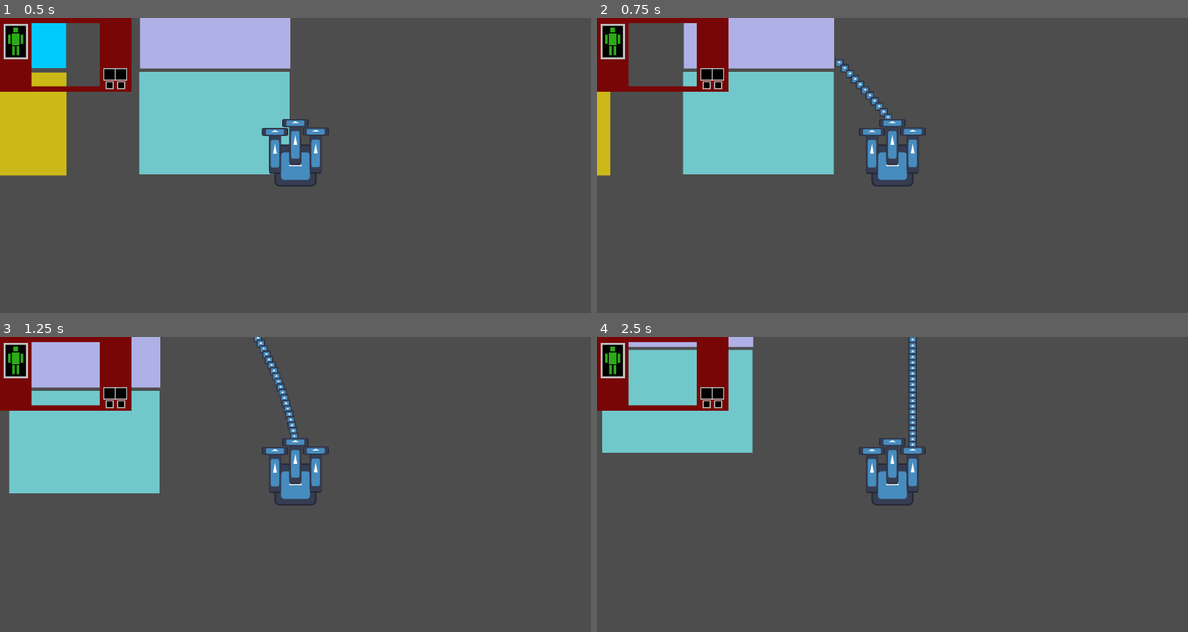
Above: before the commit, frames 1-4 (two rows, left to right).
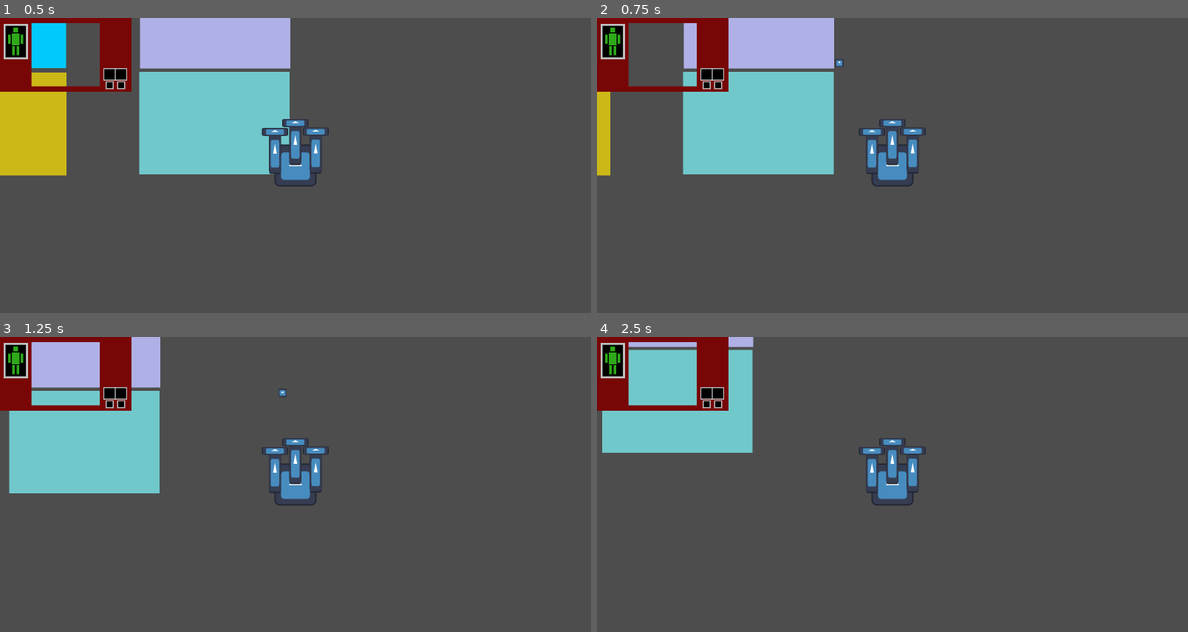
Above: after the commit, the same moments.

Repository: alin-but-real/gamenr1
Game: Godot game, scene res://scenes/main.tscn
Same seed, same stepped clock (60 frames per second), same inputs: the game is played once before the commit and once after it. The engine's default icon, where the game draws it, is replaced by a stand-in: a white triangle on a blue panel in a dark square.
Inputs:
- Up to frame 1 (0.5 s): no input
- Up to frame 2 (0.75 s): tap Enter at 0.5 s; hold E (move_right) from 0.53 s (still down); hold Space (fire_weapon_0) from 0.53 s (still down)
- Up to frame 3 (1.25 s): keep holding E (move_right); keep holding Space (fire_weapon_0)
- Up to frame 4 (2.5 s): release E (move_right) at 1.28 s; release Space (fire_weapon_0) at 1.28 s; hold S (move_backward) 1.28-2.03 s; tap 1 (fire_weapon_1) at 1.35 s; hold E (move_right) from 2.03 s (still down); hold 2 (fire_weapon_2) from 2.03 s (still down)

Frame 1 is identical in both runs. In frame 2, 0.2% of the frame differs, in the area x 41-50%, y 15-35%; in frame 3, 0.4%; in frame 4, 0.4%, in the area x 52-55%, y 0-38%.

Commit message:
weapon has fire rate now

Diff:
--- a/scenes/weapon-projectile.tscn
+++ b/scenes/weapon-projectile.tscn
@@ -17,3 +17,6 @@
 position = Vector2(-0.499998, -129.5)
 scale = Vector2(0.617188, 0.195313)
 texture = ExtResource("1_bpeuo")
+
+[node name="Timer" type="Timer" parent="."]
+one_shot = true
--- a/scripts/weapon_projectile.gd
+++ b/scripts/weapon_projectile.gd
@@ -1,5 +1,9 @@
 extends Node2D
+
+##This should refer to the scene of the projectile this fires.
 @export var projectile: PackedScene
+##This is the time in between firing a projectile, in seconds.
+@export var rate_of_fire : float = 0.5
 
 
 #used to refer where the bullet should start position/rotation at
@@ -11,15 +15,25 @@
 #used to refer who to parent the bullet to
 var main_node
 
+#used to refer to the timer so we don't spam it
+var timer
+
 func _ready():
 	#this section ties the code together for firing the weapons to the weapon's slot, and position data
 	weapon_slot = get_parent()
 	weapon_slot.fire_weapon.connect(_on_fire_weapon)
 	muzzle = $Muzzle
+	timer = $Timer
 	main_node = get_node("/root/Main")
 
+	timer.wait_time = rate_of_fire
+
 func _on_fire_weapon():
-	var bullet_instance = projectile.instantiate()
-	bullet_instance.rotation = muzzle.global_rotation
-	bullet_instance.position = muzzle.global_position
-	main_node.add_child(bullet_instance) #THIS IS REALLY FRAGILE IF WE MOVE MAIN.
+
+	#if we are not on cooldown
+	if (timer.is_stopped()):
+		timer.start()
+		var bullet_instance = projectile.instantiate()
+		bullet_instance.rotation = muzzle.global_rotation
+		bullet_instance.position = muzzle.global_position
+		main_node.add_child(bullet_instance) #THIS IS REALLY FRAGILE IF WE MOVE MAIN.
